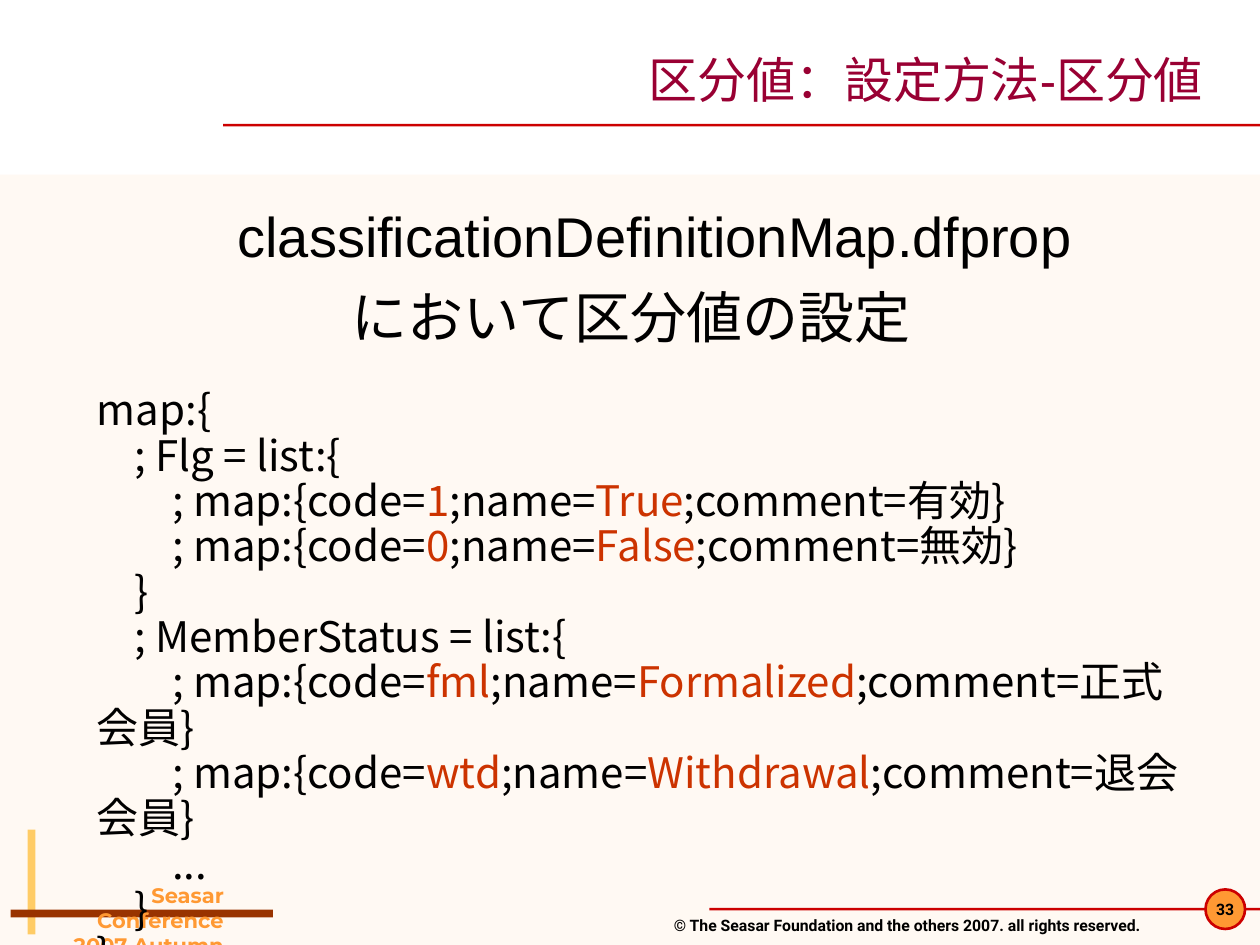
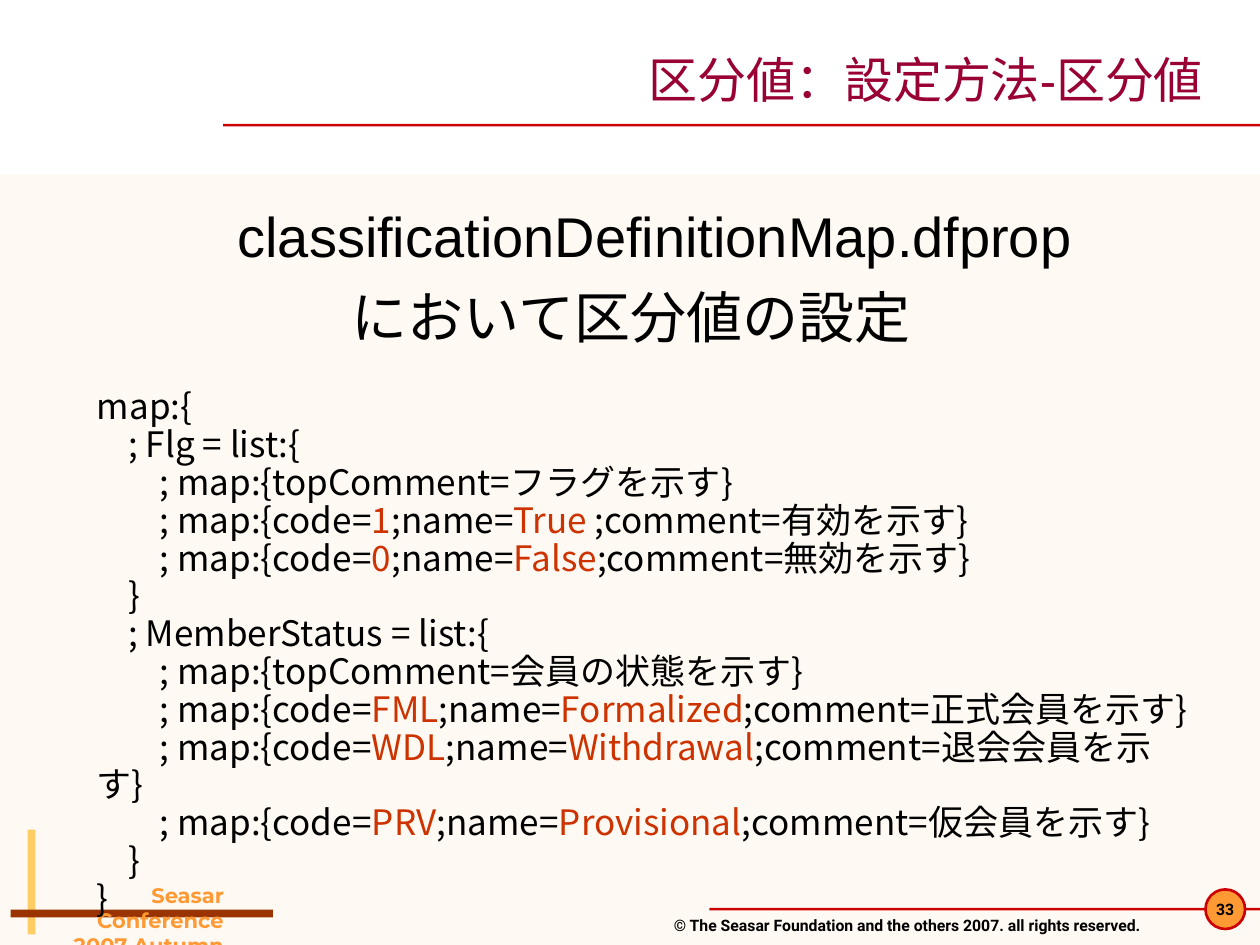
Before and after one commit to seasarorg/dbflute, a slide deck: slide 33 of dbflute/etc/doc/pres/sc2007a_2-DBFlute.ppt. Drawn at 1260x945 pixels with LibreOffice and Linux fonts; fonts in the diff are those of the drawing; background and template pictures are left out. Boxes give left, top, right and bottom in pixels: in the first picture for what was removed or moved away, otherwise in the second. Text is boxed around its words. In the diff, an @@ line names an element or a change of style, - is before the commit and + after.

```diff
--- a/dbflute/etc/doc/pres/sc2007a_2-DBFlute.ppt
+++ b/dbflute/etc/doc/pres/sc2007a_2-DBFlute.ppt
@@ text at [97, 391, 489, 652]: size 24 to 20 pt in "map:{", "; Flg = list:{", "}", "; MemberStatus = list:{" and 2 more places @@
@@ text at [177, 460, 971, 579]: text changed; size 24 to 20 pt @@
-; map:{code=1;name=True;comment=有効}
-; map:{code=0;name=False;comment=無効}
+; map:{topComment=フラグを示す}
+; map:{code=1;name=True ;comment=有効を示す}
+; map:{code=0;name=False;comment=無効を示す}
@@ text at [97, 649, 1188, 843]: text changed; size 24 to 20 pt @@
-; map:{code=fml;name=Formalized;comment=正式会員}
-; map:{code=wtd;name=Withdrawal;comment=退会会員}
-...
+; map:{topComment=会員の状態を示す}
+; map:{code=FML;name=Formalized;comment=正式会員を示す}
+; map:{code=WDL;name=Withdrawal;comment=退会会員を示す}
+; map:{code=PRV;name=Provisional;comment=仮会員を示す}
```
Also in this commit, not shown: 7 other slides changed, 7 other files.
